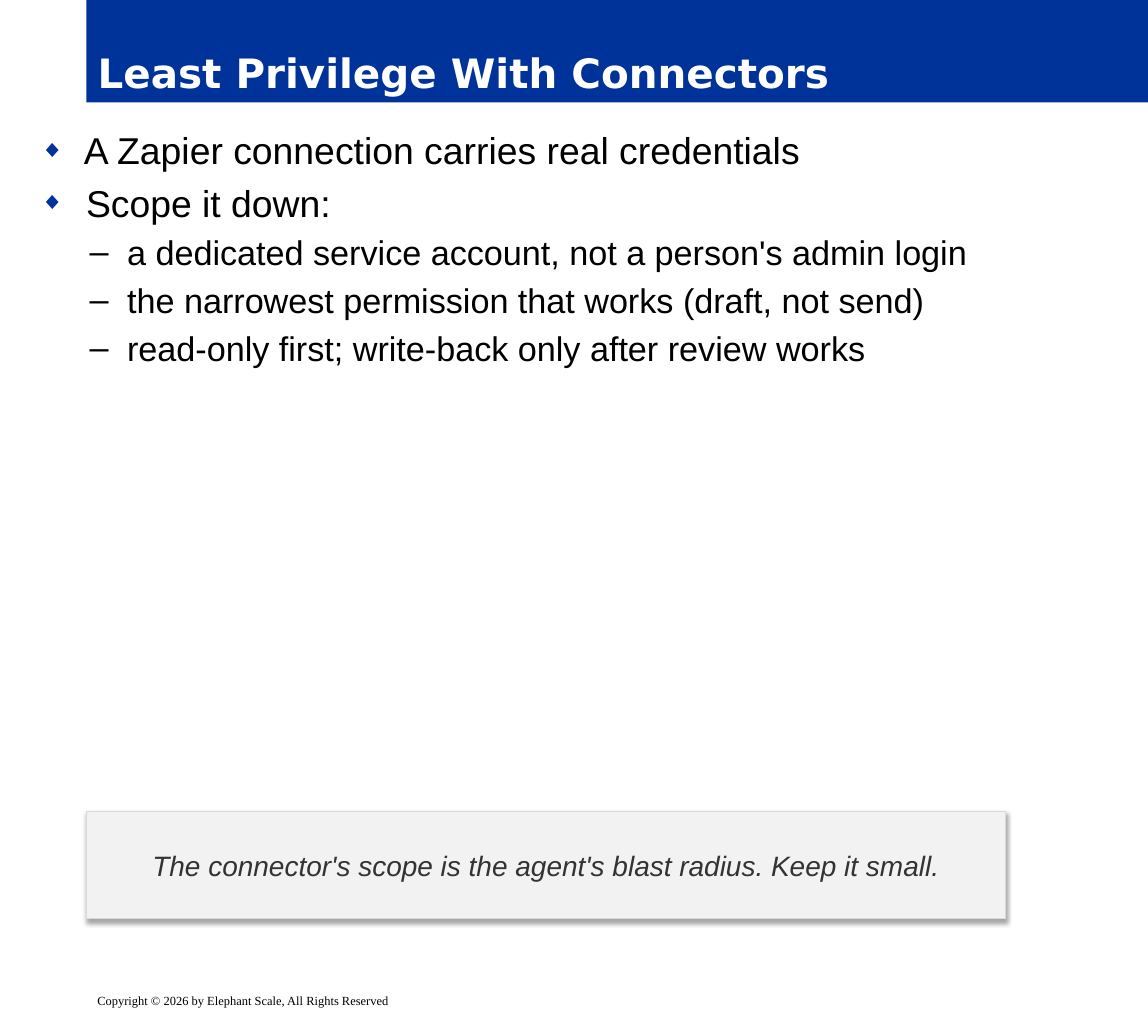
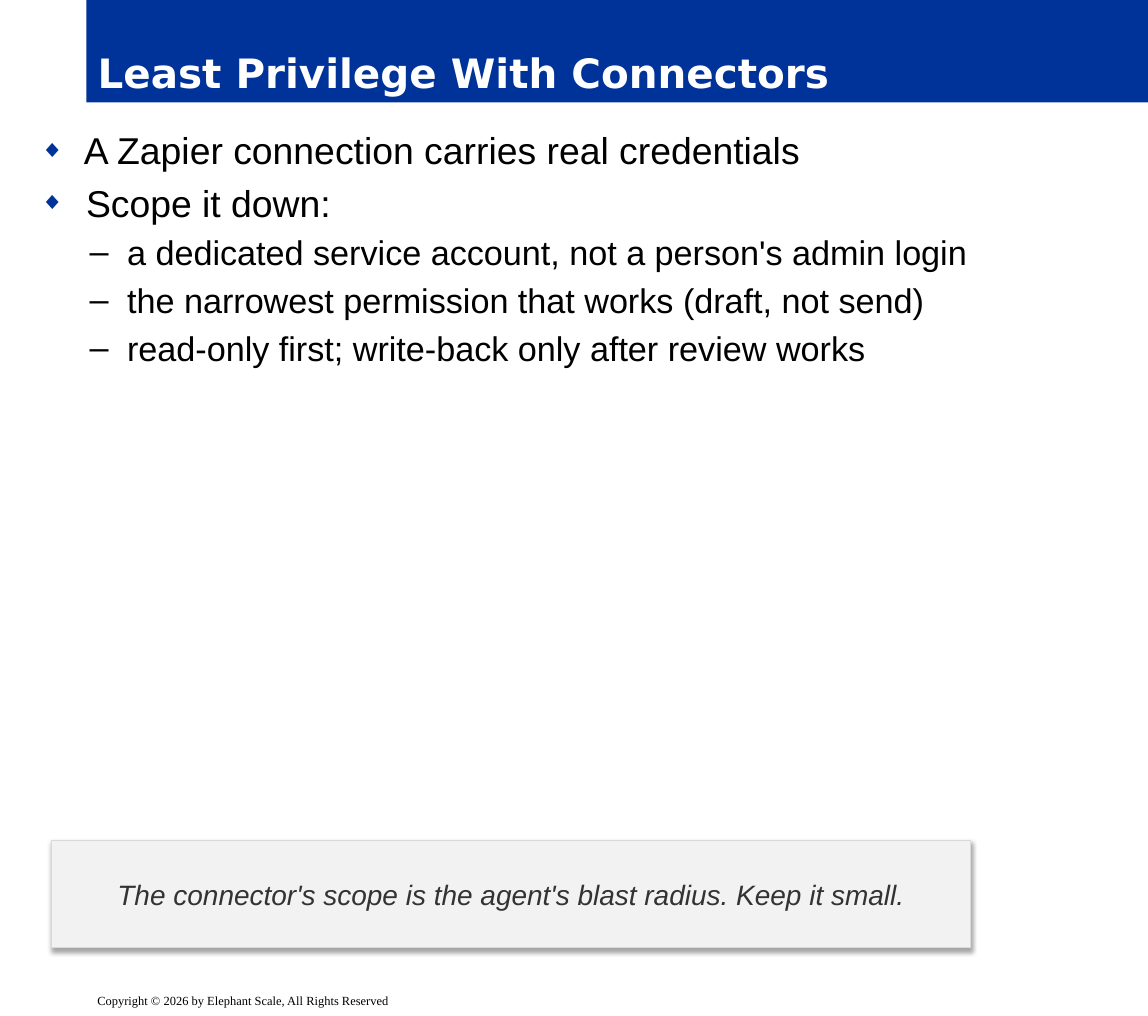
Before and after one commit to elephantscale/Building-Agentic-AI, a slide deck: slide 15 of slides/release/08-low-code-agents.pptx (slide 13 before the commit). Drawn at 1148x1016 pixels with LibreOffice and Linux fonts; fonts in the diff are those of the drawing; background and template pictures are left out. Boxes give left, top, right and bottom in pixels: in the first picture for what was removed or moved away, otherwise in the second. Text is boxed around its words. In the diff, an @@ line names an element or a change of style, - is before the commit and + after.

```diff
--- a/slides/release/08-low-code-agents.pptx
+++ b/slides/release/08-low-code-agents.pptx
@@ rectangle "The connector's scope is the ...": place and size @@
-rectangle "The connector's scope is the ..." at box(86, 812, 1006, 920)
+rectangle "The connector's scope is the ..." at box(52, 841, 971, 949)
```
Also in this commit, not shown: 14 other slides changed.
